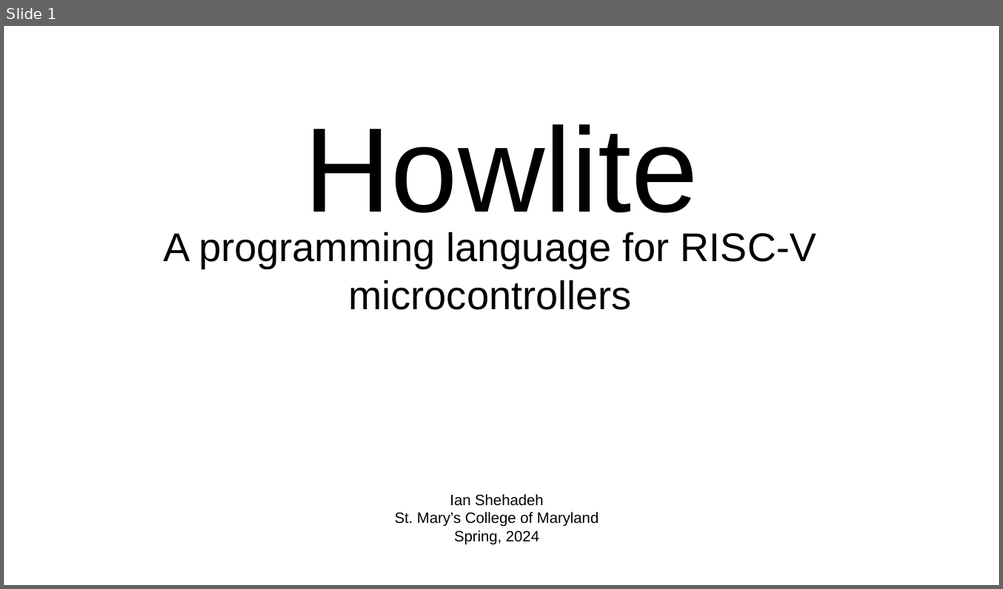
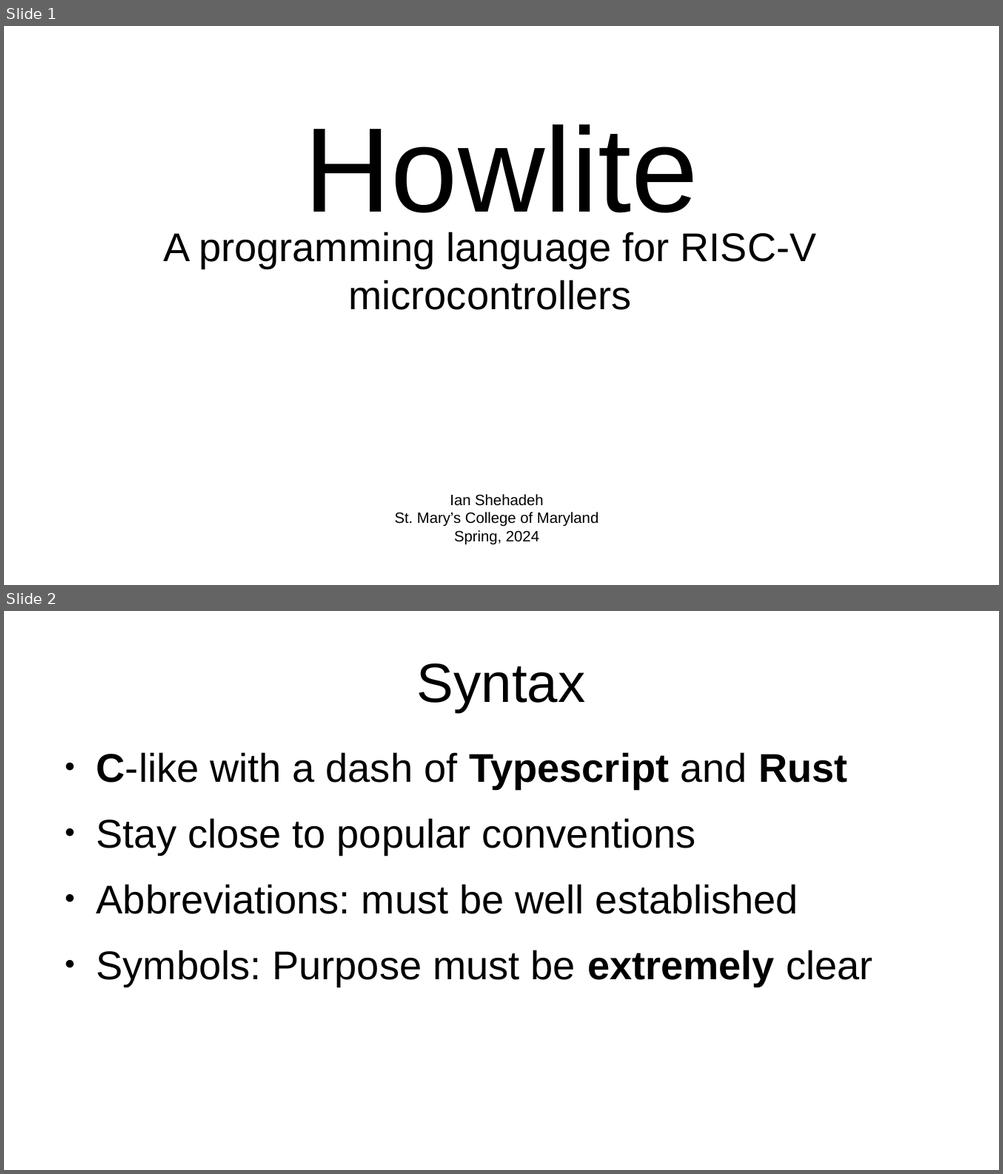
Before and after one commit to ishehadeh/smp, a slide deck: report/Slides.odp. Shown one above the other, each under a label of ours: slide 1 before the commit, slides 1 and 2 after it. The pictures are 1003x589 and 1003x1174 pixels, drawn with LibreOffice and Linux fonts; fonts in the diff are those of the drawing. Boxes give left, top, right and bottom in pixels: in the first picture for what was removed or moved away, otherwise in the second. Text is boxed around its words. In the diff, an @@ line names an element or a change of style, - is before the commit and + after.

```diff
--- a/report/Slides.odp
+++ b/report/Slides.odp
@@ slide 2 added at [4, 611, 999, 1170], background #FFFFFF @@
@@ title added at [417, 664, 586, 712], 44 pt, text #000000 @@
+Syntax
@@ text added at [96, 752, 873, 986], 32 pt, text #000000 @@
+● C-like with a dash of Typescript and Rust
+● Stay close to popular conventions
+● Abbreviations: must be well established
+● Symbols: Purpose must be extremely clear
```
Also in this commit, not shown: 1 slide changed, 2 other slides added, 1 slide removed.
